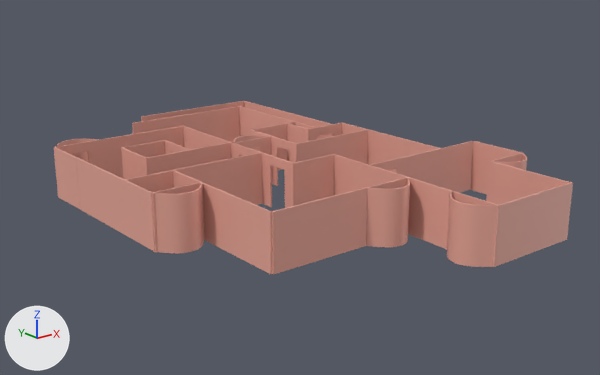
A saved change to the FBX model Content/ImportedObjects/Wallframe.fbx.
One viewpoint serves both versions: a 50 mm camera at (-23.8, -30.9, 13.5) aimed at (1.3, 0.6, 0.9). The lights are fixed; the arrows at lower left show +X, +Y and +Z. Vertices at the same position are counted once.

Names of what the first picture shows: 'Wallframe'.
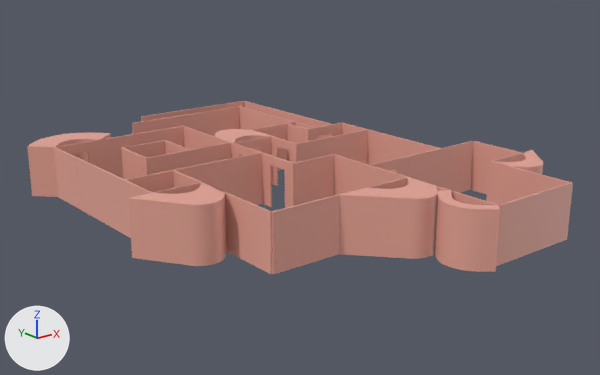
The change in detail:
me_room_001 is used by ob_wallframe; location (-0.09, 0.57, 1.64).
me_room_001 had 1143 vertices, 1050 faces and spanned x -7.7..10.2, y -11.5..12.6, z -1.6..1.1.
me_room_001 now has 1143 vertices, 1050 faces and spans x -8.7..11.0, y -11.8..12.6, z -1.6..1.1.
me_room_001 part 1: 104 of 1143 vertices moved; they spanned x 0.1..2.5, y -11.4..-6.4, z -1.6..1.1 and now span x -1.5..2.5, y -11.8..-6.4, z -1.6..1.1; mean shift (-0.2, -0.8, 0.0); largest move (2.1, -6.9, -1.6) -> (2.1, -8.6, -1.6).
me_room_001 part 2: 52 of 1143 vertices moved; they spanned x -7.7..-5.2, y 8.9..9.8, z -1.6..1.1 and now span x -8.7..-4.1, y 9.8..11.2, z -1.6..1.1; mean shift (0.0, 1.2, 0.0); largest move (-5.8, 9.6, -1.6) -> (-4.9, 10.7, -1.6).
me_room_001 part 3: all 2 vertices in x -7.6, y -1.2, z -1.6..1.1 are moved by (-1.1, 0.0, 0.0).
me_room_001 part 4: 50 of the vertices in x -7.2..-5.1, y -2.1..-1.2, z -1.6..1.1 are moved by (0.0, -1.8, 0.0).
me_room_001 part 5: 50 of the vertices in x 7.6..9.7, y -7.9..-7.0, z -1.6..1.1 are moved by (0.0, -1.0, 0.0).
me_room_001 part 6: all 2 vertices in x 10.1, y -7.0, z -1.6..1.1 are moved by (0.9, 0.1, 0.0).
me_room_001 part 7: 52 of the vertices in x 0.0..2.5, y 3.8..4.7, z -1.6..1.1 are moved by (0.0, 1.8, 0.0).

Where the change shows, as pixel boxes (x1, y1, x2, y2) in the pictures (600 x 375 px; the box of a moved part takes in the faces that stretch with it):
'Wallframe', reshaped: before (54, 101, 573, 275); after (27, 101, 573, 275)
part 1 of me_room_001, moved or reshaped: before (366, 178, 497, 267); after (339, 178, 500, 272)
part 2 of me_room_001, moved or reshaped: before (55, 139, 99, 147); after (27, 132, 111, 197)
part 3 of me_room_001, moved or reshaped: before (154, 193, 170, 253); after (128, 193, 192, 266)
part 4 of me_room_001, moved or reshaped: before (167, 183, 205, 253); after (168, 182, 227, 266)
part 5 of me_room_001, moved or reshaped: before (491, 156, 527, 170); after (491, 156, 543, 204)
part 6 of me_room_001, moved or reshaped (not visible before): after (523, 150, 542, 161)
part 7 of me_room_001, moved or reshaped: before (233, 135, 267, 143); after (214, 129, 269, 143)
